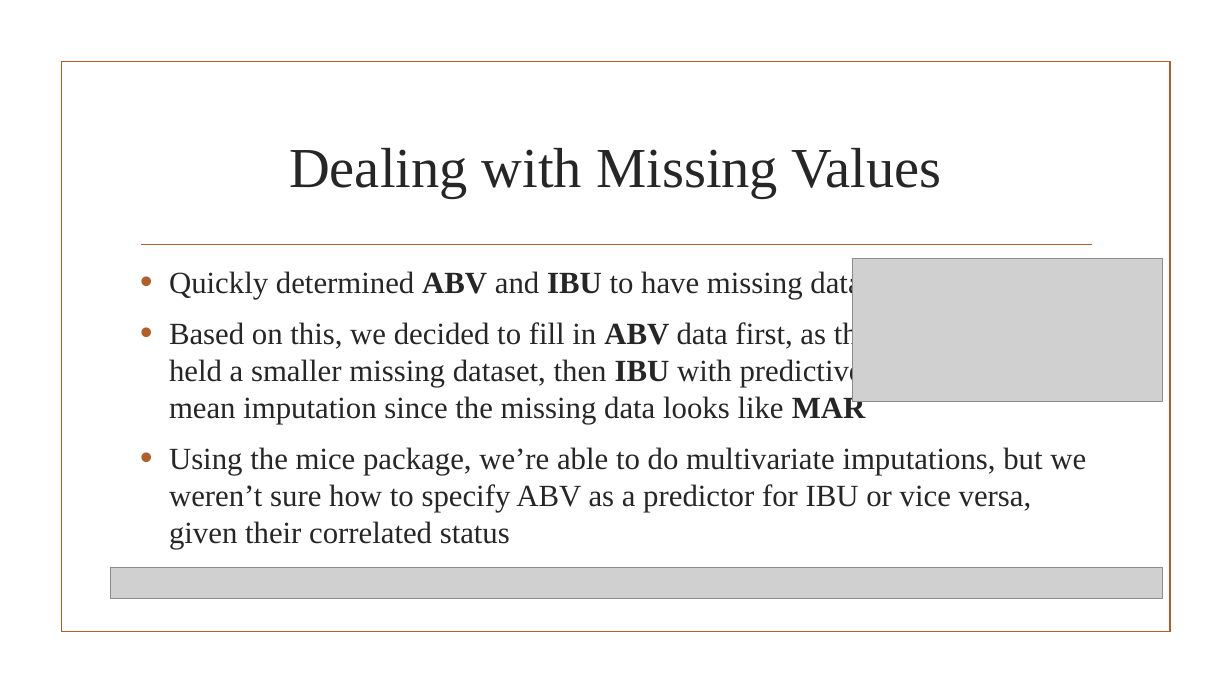
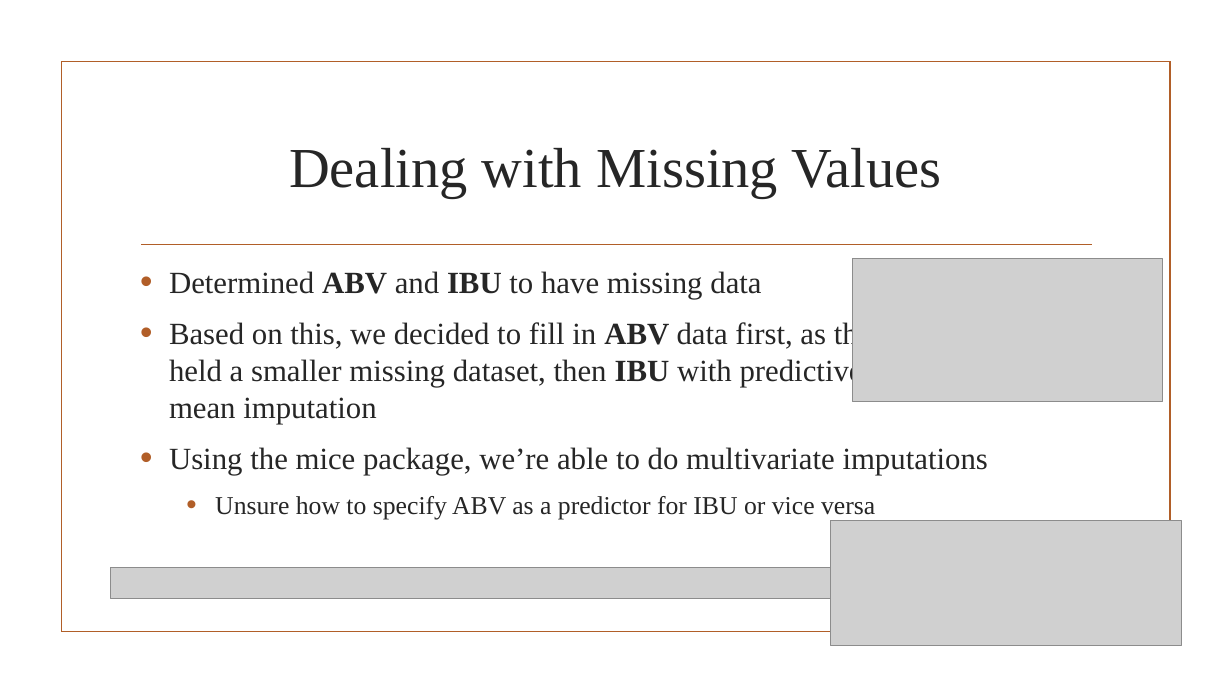
Before and after one commit to DHLaurel/DoingDataScience, a slide deck: slide 3 of BeersAndBreweries/EDA I – Part 1.pptx (slide 2 before the commit). Drawn at 1232x693 pixels with LibreOffice and Linux fonts; fonts in the diff are those of the drawing; grey boxes stand for pictures; background and template pictures are left out. Boxes give left, top, right and bottom in pixels: in the first picture for what was removed or moved away, otherwise in the second. Text is boxed around its words. In the diff, an @@ line names an element or a change of style, - is before the commit and + after.

Commit message:
DS-6306 / Adding q8 to ppt

```diff
--- a/BeersAndBreweries/EDA I – Part 1.pptx
+++ b/BeersAndBreweries/EDA I – Part 1.pptx
@@ text at [169,271,988,519]: text changed @@
-• Quickly determined ABV and IBU to have missing data
-• Based on this, we decided to fill in ABV data first, as this
-  held a smaller missing dataset, then IBU with predictive-
-  mean imputation since the missing data looks like MAR
-• Using the mice package, we’re able to do multivariate imputations, but we weren’t sure how to specify ABV as a predictor for IBU or vice versa, given their correlated status
+• Determined ABV and IBU to have missing data
+• Based on this, we decided to fill in ABV data first, as this
+  held a smaller missing dataset, then IBU with predictive-
+  mean imputation
+• Using the mice package, we’re able to do multivariate imputations
+  • Unsure how to specify ABV as a predictor for IBU or vice versa
@@ picture added at [830,520,1181,645] @@
```
Also in this commit, not shown: 5 other slides changed, 5 slides added, 2 other files.
